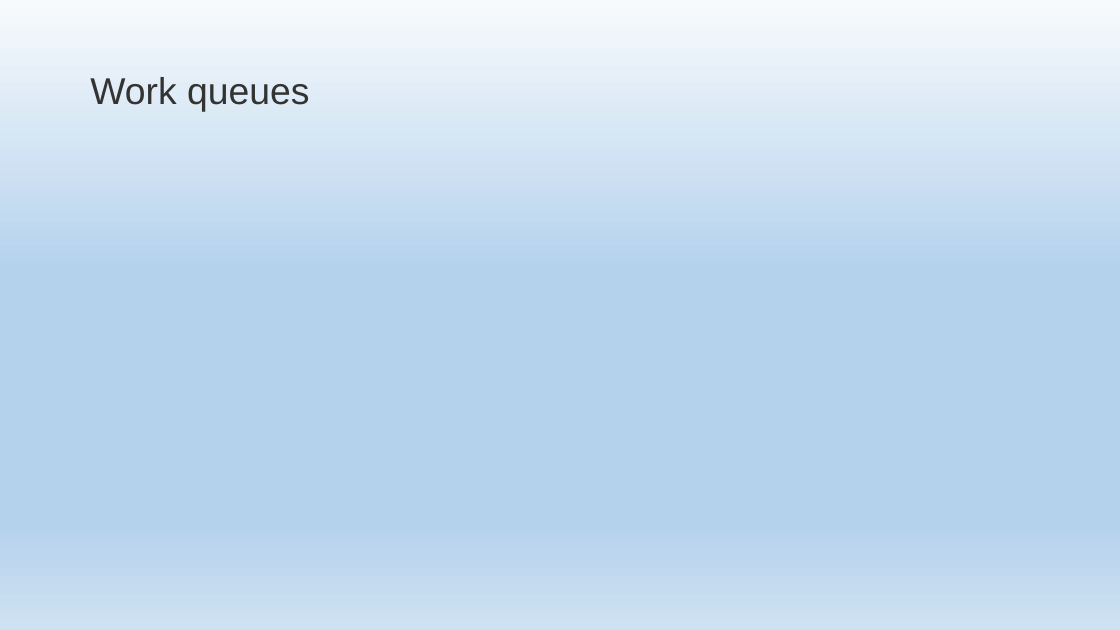
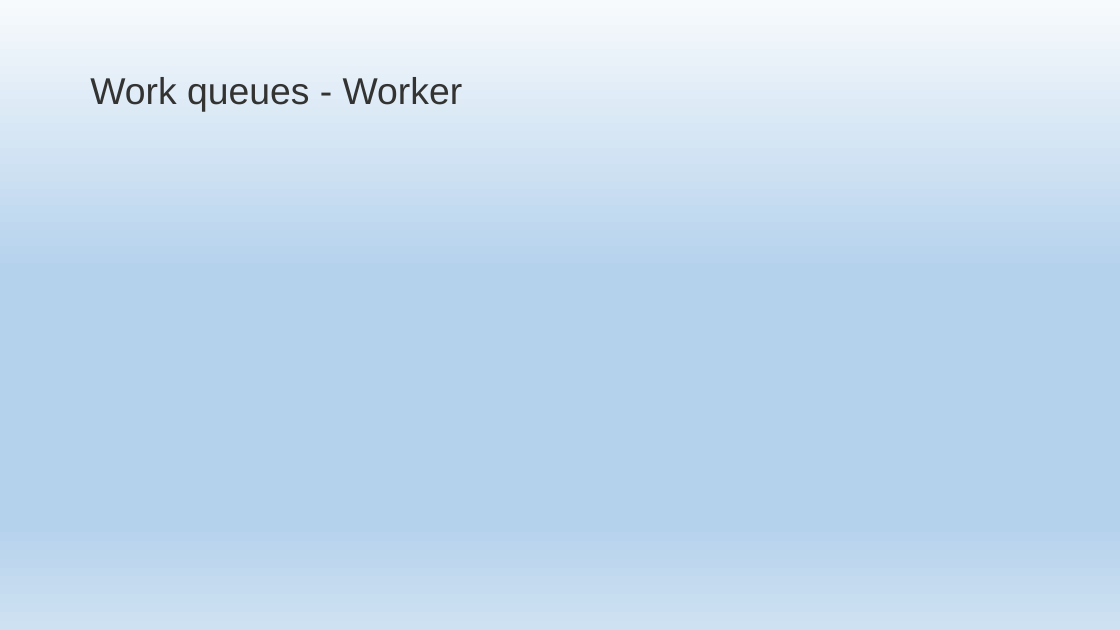
Before and after one commit to EPilyaev/RabbitMQNetCore, a slide deck: slide 19 of RabbitMQNetCore.pptm (slide 17 before the commit). Drawn at 1120x630 pixels with LibreOffice and Linux fonts; fonts in the diff are those of the drawing; background and template pictures are left out. Boxes give left, top, right and bottom in pixels: in the first picture for what was removed or moved away, otherwise in the second. Text is boxed around its words. In the diff, an @@ line names an element or a change of style, - is before the commit and + after.

Commit message:
Start Worker, add Dispatching

```diff
--- a/RabbitMQNetCore.pptm
+++ b/RabbitMQNetCore.pptm
@@ title at box(90, 77, 463, 112): text changed @@
-Work queues
+Work queues - Worker
```
Also in this commit, not shown: 2 slides added, 1 other file.
